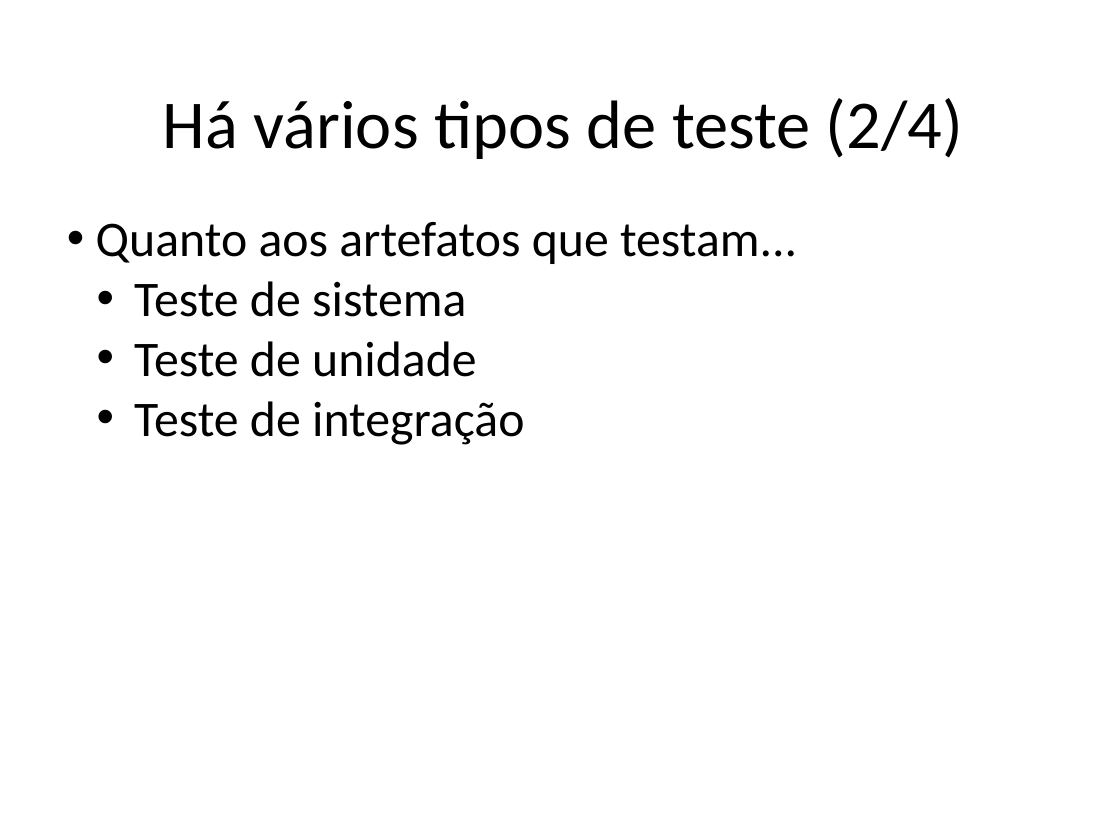
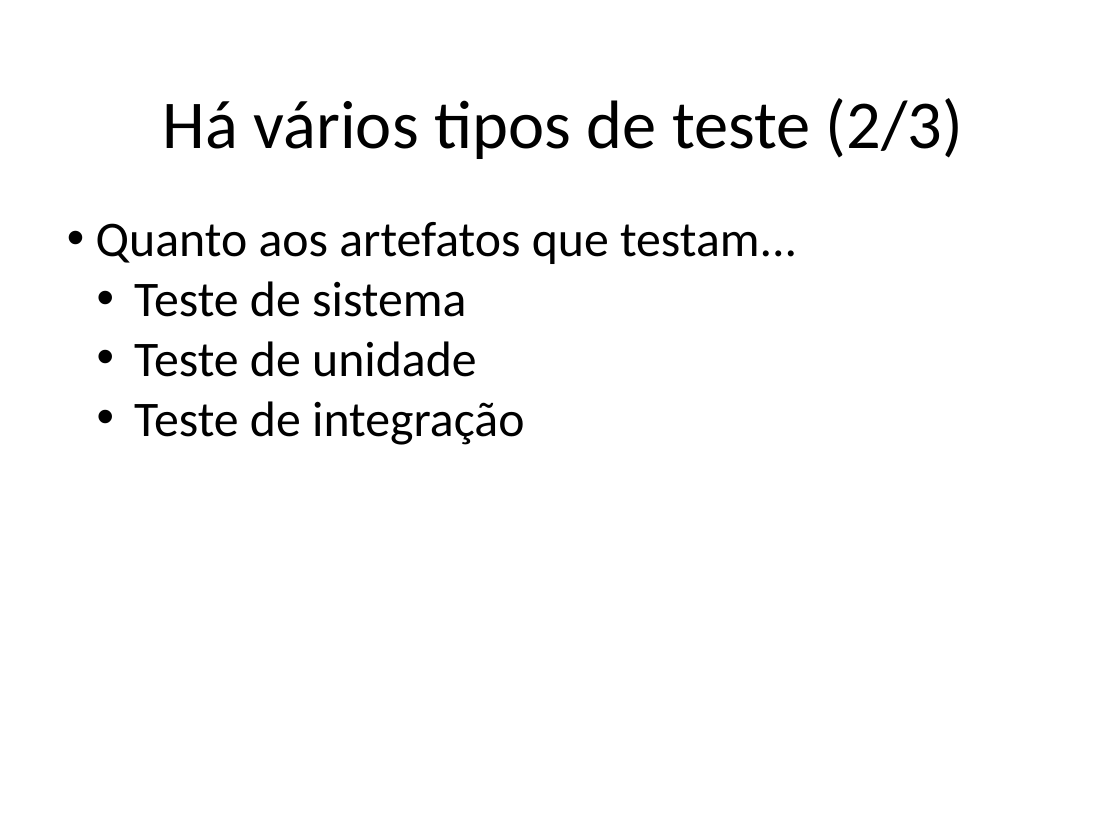
Before and after one commit to STAR-RG/testing-cin, a slide deck: slide 8 of slides.pptx. Drawn at 1120x840 pixels with LibreOffice and Linux fonts; fonts in the diff are those of the drawing. Boxes give left, top, right and bottom in pixels: in the first picture for what was removed or moved away, otherwise in the second. Text is boxed around its words. In the diff, an @@ line names an element or a change of style, - is before the commit and + after.

```diff
--- a/slides.pptx
+++ b/slides.pptx
@@ text at (163,98,963,159): text changed @@
-Há vários tipos de teste (2/4)
+Há vários tipos de teste (2/3)
```
Also in this commit, not shown: 8 other slides changed, 2 slides removed.
